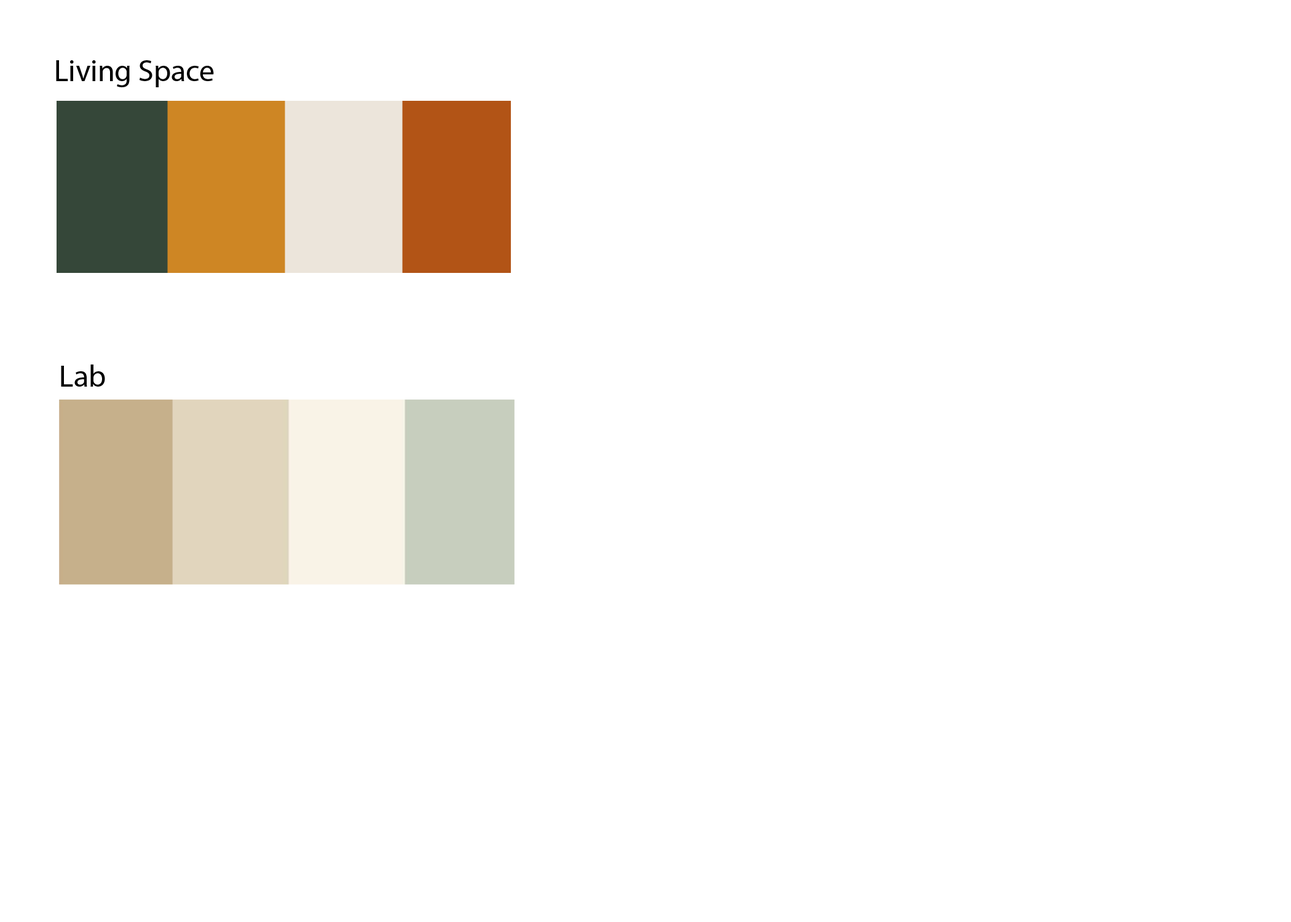
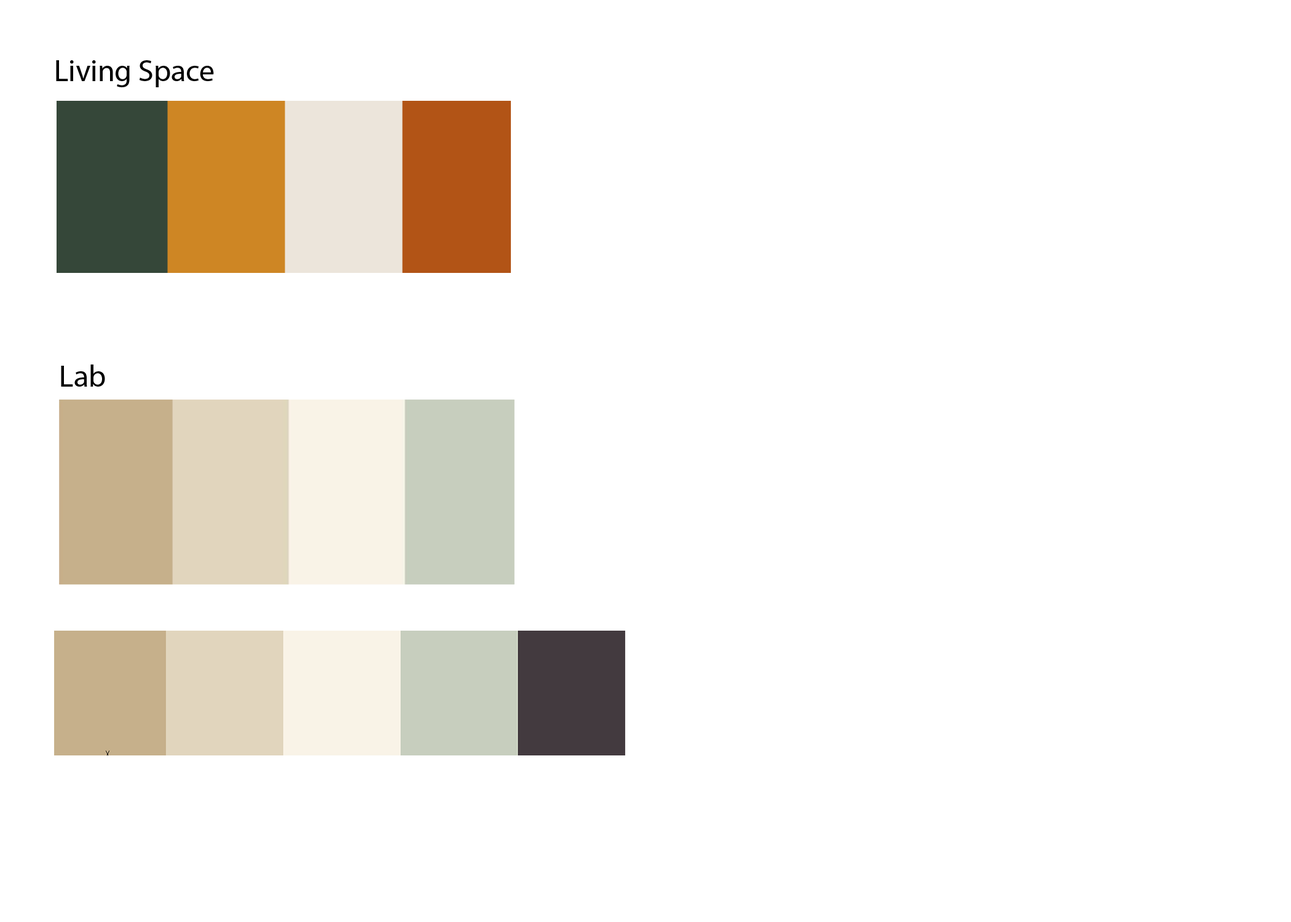
Two versions of the same layered image (1291x922). Layer-by-layer changes:
added layer "Layer 19" above "Living Space" over [54, 630, 626, 756]
